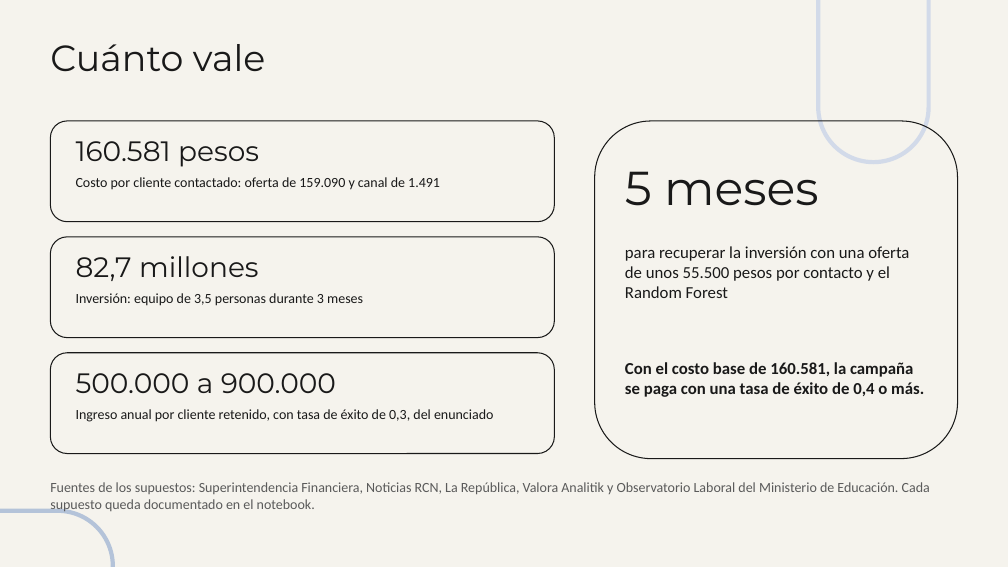
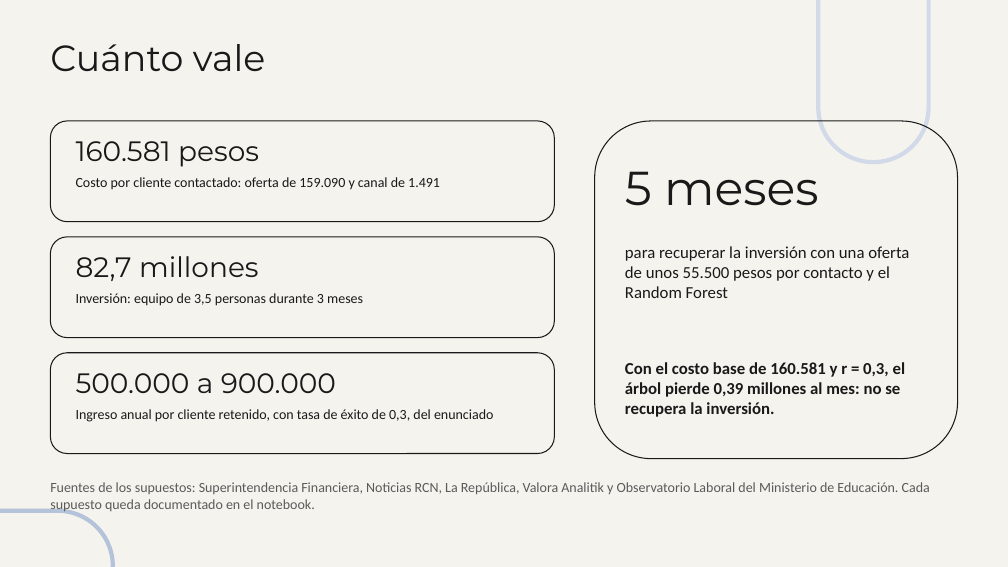
Before and after one commit to maria366p/CD_taller2, a slide deck: slide 7 of informe/Presentacion_Taller2.pptx. Drawn at 1008x567 pixels with LibreOffice and Linux fonts; fonts in the diff are those of the drawing. Boxes give left, top, right and bottom in pixels: in the first picture for what was removed or moved away, otherwise in the second. Text is boxed around its words. In the diff, an @@ line names an element or a change of style, - is before the commit and + after.

```diff
--- a/informe/Presentacion_Taller2.pptx
+++ b/informe/Presentacion_Taller2.pptx
@@ text at (625,362,906,417): text changed @@
-Con el costo base de 160.581, la campaña se paga con una tasa de éxito de 0,4 o más.
+Con el costo base de 160.581 y r = 0,3, el árbol pierde 0,39 millones al mes: no se recupera la inversión.
```
Also in this commit, not shown: 2 other slides changed.
